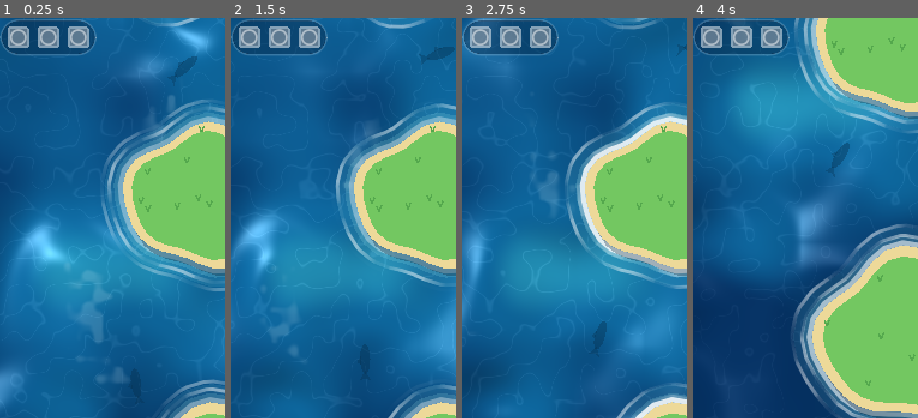
Above: before the commit, frames 1-4 (left to right).
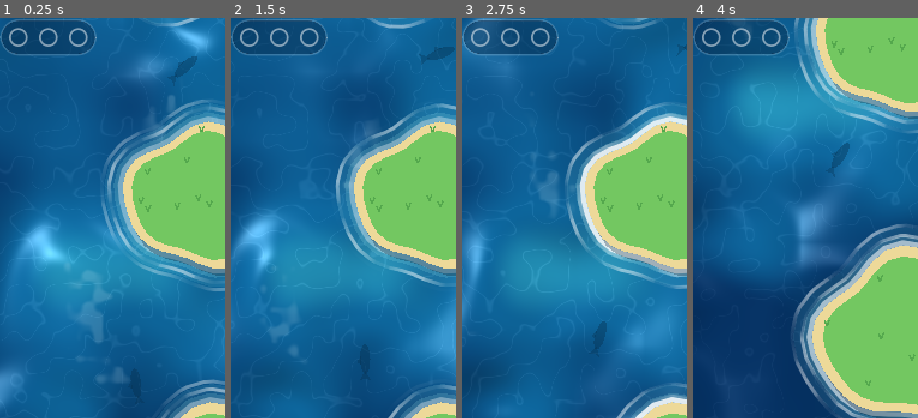
Above: after the commit, the same moments.

Repository: msagimbekov/ggjumps
Game: Godot game, scene res://scenes/main.tscn
Same seed, same stepped clock (60 frames per second), same inputs: the game is played once before the commit and once after it.
Inputs (mouse positions are % of the whole screen's width and height, from its top left):
- Up to frame 1 (0.25 s): no input
- Up to frame 2 (1.5 s): move the mouse to (72, 45) at 0.52 s; click (72, 45) at 0.67 s; drag from (30, 55) to (45, 70) at 1.27 s
- Up to frame 3 (2.75 s): move the mouse to (60, 28) at 2.02 s; click (60, 28) at 2.17 s
- Up to frame 4 (4 s): drag from (45, 70) to (20, 35) at 2.77 s; move the mouse to (80, 65) at 3.52 s; click (80, 65) at 3.67 s
The pictures show only the part of the screen within x 3-53%, y 10-60%; the shares and areas given below are measured in that part.

The runs differ from the first frame. In frame 1, 1.4% of the frame differs, in the area x 3-40%, y 2-8%; in frame 2, 1.4%; in frame 3, 1.4%; in frame 4, 1.4%.

Commit message:
Pickups are plain bubbles (three melt into one big); lives shown as bubbles, then 'N x bubble' past five
Co-Authored-By: Claude Sonnet 5.5 <noreply@anthropic.com>

Diff:
--- a/scripts/hud.gd
+++ b/scripts/hud.gd
@@ -5,6 +5,7 @@
 const FONT := preload("res://fonts/Fredoka.ttf")
 const TOOL_SIZE := 46.0
 const DROPS_SLOTS := 3
+const MAX_ICONS := 5  # more lives than this are shown as a number
 const INK := Color(0.02, 0.12, 0.22, 0.55)
 const GLASS := Color(0.02, 0.14, 0.26, 0.42)
 
@@ -18,6 +19,7 @@
 
 var drops := 0
 var radar_left := 0.0
+var merge := 0.0  # 0..1: the three collected bubbles melting into one big one
 var tools := false
 var radar := false
 var keep := false
@@ -78,13 +80,14 @@
 	return Rect2(lp.end.x - TOOL_SIZE, lp.end.y + 10.0 + n * (TOOL_SIZE + 8.0), TOOL_SIZE, TOOL_SIZE)
 
 
-func set_pickups(d: int, radar: float) -> void:
+func set_pickups(d: int, radar: float, merging: float) -> void:
 	if d > drops:
 		_drop_pulse = 0.5
-	if d == drops and radar <= 0.0 and radar_left <= 0.0:
+	if d == drops and radar <= 0.0 and radar_left <= 0.0 and merging <= 0.0 and merge <= 0.0:
 		return
 	drops = d
 	radar_left = radar
+	merge = merging
 	queue_redraw()
 
 
@@ -110,6 +113,8 @@
 ## Tap target around the lives icons (the hidden aim-line switch).
 func lives_rect() -> Rect2:
 	var w := 28.0 + maxi(max_lives, lives) * 36.0
+	if lives > MAX_ICONS:  # too many for icons: "6 x" and one bubble
+		w = 28.0 + _bold.get_string_size("%d ×" % lives, HORIZONTAL_ALIGNMENT_LEFT, -1, 26).x + 34.0
 	return Rect2(size.x - w - 18.0, top_inset + 18.0, w, 52.0)
 
 
@@ -134,26 +139,35 @@
 	# Lives pill: filled bubbles, hollow rings for lost ones.
 	var lp := lives_rect()
 	draw_style_box(_pill, lp)
-	for i in maxi(max_lives, lives):
-		var c := Vector2(lp.position.x + 32.0 + i * 36.0, lp.position.y + lp.size.y * 0.5)
-		if i < lives:
-			draw_circle(c, 13.0, Color(0.30, 0.80, 1.0))
-			draw_arc(c, 13.0, 0.0, TAU, 24, Color(0.10, 0.50, 0.80), 2.0)
-			draw_circle(c + Vector2(-4, -4), 3.5, Color(1, 1, 1, 0.9))
-		else:
-			draw_arc(c, 11.0, 0.0, TAU, 24, Color(1, 1, 1, 0.3), 2.5)
+	if lives > MAX_ICONS:
+		var label := "%d ×" % lives
+		var tw := _bold.get_string_size(label, HORIZONTAL_ALIGNMENT_LEFT, -1, 26).x
+		_text(_bold, Vector2(lp.position.x + 16.0, lp.position.y + 35.0), label, 26, Color.WHITE)
+		_life_bubble(Vector2(lp.position.x + 16.0 + tw + 18.0, lp.position.y + lp.size.y * 0.5), true)
+	else:
+		for i in maxi(max_lives, lives):
+			_life_bubble(Vector2(lp.position.x + 32.0 + i * 36.0, lp.position.y + lp.size.y * 0.5), i < lives)
 	if _life_flash > 0.0 and lives > 0:
-		var nc := Vector2(lp.position.x + 32.0 + (lives - 1) * 36.0, lp.position.y + lp.size.y * 0.5)
+		var last := lives - 1 if lives <= MAX_ICONS else 0
+		var nc := Vector2(lp.position.x + 32.0 + last * 36.0, lp.position.y + lp.size.y * 0.5)
+		if lives > MAX_ICONS:
+			nc = Vector2(lp.end.x - 28.0, lp.position.y + lp.size.y * 0.5)
 		draw_arc(nc, 13.0 + 22.0 * (1.0 - _life_flash), 0.0, TAU, 32, Color(1, 1, 1, _life_flash), 3.0)
 
-	# Collected health crates: three slots that fill in; radar countdown next to them while it runs.
+	# Collected bubbles: three slots that fill in, then melt into one big bubble; radar countdown next to them while it runs.
 	var slots := Rect2(18, top + 84.0, 8.0 + DROPS_SLOTS * 36.0, 44.0)
 	draw_style_box(_pill, slots)
+	var mid := Vector2(slots.get_center().x, slots.get_center().y)
 	for i in DROPS_SLOTS:
+		var at := Vector2(slots.position.x + 22.0 + i * 36.0, slots.get_center().y)
+		if merge > 0.0 and drops >= DROPS_SLOTS:
+			var e := 1.0 - pow(1.0 - merge, 2.0)
+			Pickup.draw_bubble(self, at.lerp(mid, e), lerpf(10.0, 18.0, e), 1.0, 1.0)
+			continue
 		var pulse := 1.0
 		if i == drops - 1 and _drop_pulse > 0.0:
 			pulse = 1.0 + 0.3 * sin(PI * _drop_pulse / 0.5)
-		Pickup.draw_box(self, Vector2(slots.position.x + 22.0 + i * 36.0, slots.get_center().y), 0.8 * pulse, Pickup.Kind.LIFE, 1.0 if i < drops else 0.0, 1.0)
+		Pickup.draw_bubble(self, at, 10.0 * pulse, 1.0 if i < drops else 0.0, 1.0)
 	if radar_left > 0.0:
 		var rp := Rect2(slots.end.x + 10.0, slots.position.y, 44.0, 44.0)
 		draw_style_box(_pill, rp)
@@ -183,6 +197,16 @@
 		_text_c(_bold, card.position.y + 105.0, title, 64, Color.WHITE)
 		_text_c(_medium, card.position.y + 160.0, "%d / %d jumps" % [best, total], 28, Color(0.72, 0.92, 1.0))
 		_text_c(_medium, card.position.y + 225.0, subtitle, 24, Color(1, 1, 1, 0.7))
+
+
+## One life: the player's bubble in miniature, or a hollow ring for a lost one.
+func _life_bubble(c: Vector2, full: bool) -> void:
+	if full:
+		draw_circle(c, 13.0, Color(0.30, 0.80, 1.0))
+		draw_arc(c, 13.0, 0.0, TAU, 24, Color(0.10, 0.50, 0.80), 2.0)
+		draw_circle(c + Vector2(-4, -4), 3.5, Color(1, 1, 1, 0.9))
+	else:
+		draw_arc(c, 11.0, 0.0, TAU, 24, Color(1, 1, 1, 0.3), 2.5)
 
 
 func _tool_button(r: Rect2, on: bool, icon: int) -> void:
--- a/scripts/main.gd
+++ b/scripts/main.gd
@@ -530,7 +530,7 @@
 		title = "All %d jumps!" % TOTAL_JUMPS
 		sub = "Tap to play again"
 	_hud.set_tools(show_tools, debug_aim, keep_lives, show_ids)
-	_hud.set_pickups(drops, radar_time)
+	_hud.set_pickups(drops, radar_time, 1.0 - _drops_hold / 0.8 if _drops_hold > 0.0 else 0.0)
 	_hud.set_info(best, lives, title, sub)
 
 
--- a/scripts/pickup.gd
+++ b/scripts/pickup.gd
@@ -1,7 +1,6 @@
 class_name Pickup
 extends Node2D
-## A collectable sitting on an island. LIFE: a white wooden crate holding a small bubble, three of
-## them give a life. RADAR: a gold radar lens, switches the landing line on for a while. Collected by settling on it; settling on its island anywhere else makes it vanish.
+## A collectable sitting on an island. LIFE: a small bubble, three of them make a bigger one (a life). RADAR: a gold radar lens, switches the landing line on for a while. Collected by settling on it; settling on its island anywhere else makes it vanish.
 ## Child of its Land, so it rides along on moving islands.
 
 enum Kind { LIFE, RADAR }
@@ -10,10 +9,7 @@
 const FONT := preload("res://fonts/Fredoka.ttf")
 const COLLECT_TIME := 0.9
 const VANISH_TIME := 0.5
-const HALF := 16.0  # half the crate's side at scale 1
 const BUBBLE := Color(0.30, 0.80, 1.0)
-const WOOD := Color(0.55, 0.38, 0.22)
-const CREAM := Color(0.97, 0.94, 0.86)
 const GOLD := Color(1.0, 0.82, 0.25)
 
 var kind := Kind.LIFE
@@ -88,10 +84,10 @@
 	match state:
 		State.IDLE:
 			draw_set_transform(Vector2(0, 14), 0.0, Vector2(1.0, 0.4))
-			draw_circle(Vector2.ZERO, 16.0 - bob * 0.4, Color(0, 0.08, 0.04, 0.28))
+			draw_circle(Vector2.ZERO, 12.0 - bob * 0.4, Color(0, 0.08, 0.04, 0.28))
 			draw_set_transform(Vector2.ZERO, 0.0, Vector2.ONE)
 			var glow := 0.14 + 0.08 * sin(_t * 3.0)
-			draw_circle(Vector2(0, bob), 28.0, Color(tone.r, tone.g, tone.b, glow))
+			draw_circle(Vector2(0, bob), 26.0, Color(tone.r, tone.g, tone.b, glow))
 			draw_box(self, Vector2(0, bob - 4.0), 1.0, kind, 1.0, 1.0, _t * 2.5)
 		State.COLLECTED:
 			var u := clampf(_anim / COLLECT_TIME, 0.0, 1.0)
@@ -113,18 +109,6 @@
 		draw_circle(b.p + Vector2(0, -10), 3.2 * k + 0.5, Color(col.r, col.g, col.b, k))
 
 
-## A rounded square outline made of points, `half` from the centre to each side.
-static func _rounded(pos: Vector2, half: float, r: float) -> PackedVector2Array:
-	var pts := PackedVector2Array()
-	var corners := [Vector2(1, -1), Vector2(1, 1), Vector2(-1, 1), Vector2(-1, -1)]
-	for c in 4:
-		var centre: Vector2 = pos + (corners[c] as Vector2) * (half - r)
-		for i in 5:
-			var a := (-PI / 2.0 + c * PI / 2.0) + float(i) / 4.0 * PI / 2.0
-			pts.append(centre + Vector2(cos(a), sin(a)) * r)
-	return pts
-
-
 ## How visible the pickup radar is with `left` seconds to go: steady, then a slow soft pulse over
 ## the last two seconds that fades out for good at the end (no hard flashing).
 static func radar_alpha(left: float) -> float:
@@ -136,23 +120,15 @@
 	return pulse * smoothstep(0.0, 0.5, left)
 
 
-## One pickup, centred on `pos`. LIFE: a white wooden crate holding a small bubble (half the
-## player's size), about 32 px wide at scale 1; `fill` 0 is a dark empty slot (HUD), 1 the full
-## crate. RADAR: the gold radar lens on its own.
+## One pickup, centred on `pos`. LIFE: a small bubble (half the player's size); `fill` 0 is a
+## faint empty outline (HUD slot), 1 the full bubble. RADAR: the gold radar lens.
 static func draw_box(ci: CanvasItem, pos: Vector2, s: float, k: Kind, fill: float, alpha: float, sweep := 0.0) -> void:
 	if s <= 0.01 or alpha <= 0.0:
 		return
 	if k == Kind.RADAR:
 		draw_lens(ci, pos, s, alpha * fill, sweep)
-		return
-	var h := HALF * s
-	var edge := WOOD.lerp(Color(1, 1, 1, 0.5), 1.0 - fill)
-	var face := CREAM.lerp(Color(0.0, 0.1, 0.2, 0.3), 1.0 - fill)
-	edge.a *= alpha
-	face.a *= alpha
-	ci.draw_colored_polygon(_rounded(pos, h, 4.0 * s), edge)
-	ci.draw_colored_polygon(_rounded(pos, h - 3.0 * s, 2.5 * s), face)
-	draw_bubble(ci, pos, 11.0 * s, fill, alpha)
+	else:
+		draw_bubble(ci, pos, 11.0 * s, fill, alpha)
 
 
 ## A small copy of the player's bubble (same colours); `fill` 0 is just a faint outline.
